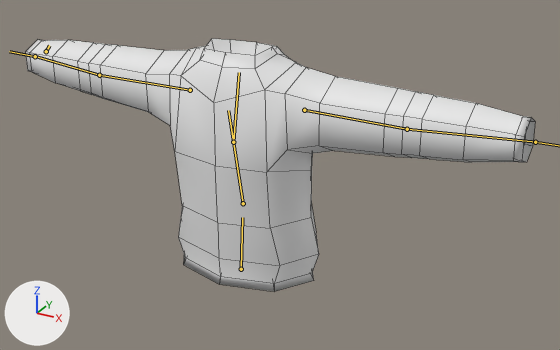
Renders of the FBX model ECOE sim/Assets/Art/Characters/Resources/Clothes/Shirts/Sweater.fbx from each side of a commit.
Both versions are drawn from a 50 mm camera at (1.79, -2.93, 1.7) aimed at (0.15, 0.06, 0.21). The lights are fixed; the arrows at lower left show +X, +Y and +Z. The picture after the commit comes second. The bones that change, and the others that lie on the model, are drawn over the model as lines. Mesh edges are drawn as thin lines.

The first picture shows 'Sweater'.
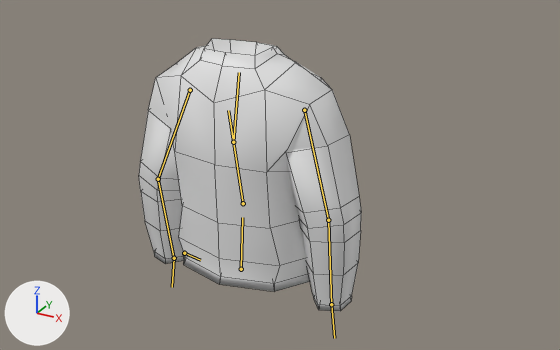
The newer file adds an action. The first version stands in its rest pose; the second is drawn at frame 1 of the action 'CartoonArmature|Idle.001'.

The change in detail:
Bone 'Arm.L' (bone_arm_l) turns from (0, 0, 0) to (-76, 21, -13) degrees about its own x, y and z.
Bone 'Elbow.L' (bone_elbow_l) turns from (0, 0, 0) to (-14, -2, -6) degrees about its own x, y and z.
Bone 'Arm.R' (bone_arm_r) turns from (0, 0, 0) to (-76, -21, 13) degrees about its own x, y and z.
Bone 'Elbow.R' (bone_elbow_r) turns from (0, 0, 0) to (-14, 2, 6) degrees about its own x, y and z.
Bone 'Hand.L' (bone_hand_l) moves from (0.0, 0.0, 0.0) to (-0.59, -2.82, -3.19).
Bone 'Hand.L' (bone_hand_l) turns from (0, 0, 0) to (-82, 9, 10) degrees about its own x, y and z.
Bone 'Hand.R' (bone_hand_r) moves from (0.0, 0.0, 0.0) to (0.59, -2.82, -3.19).
Bone 'Hand.R' (bone_hand_r) turns from (0, 0, 0) to (-82, -9, -10) degrees about its own x, y and z.

Pixel boxes (x1, y1, x2, y2) of what changed, in the pictures (560 x 350 px):
'Sweater', posed (56% narrower, 8% taller)
    before: (26, 39, 535, 291)
    after: (139, 39, 361, 311)
bone 'Arm.L', root to tip
    before: (190, 90) to (99, 75)
    after: (190, 90) to (158, 179)
bone 'Elbow.L', root to tip
    before: (99, 75) to (34, 56)
    after: (158, 179) to (174, 259)
bone 'Arm.R', root to tip
    before: (304, 110) to (407, 129)
    after: (304, 110) to (328, 220)
bone 'Elbow.R', root to tip
    before: (407, 129) to (537, 142)
    after: (328, 220) to (331, 305)
bone 'Hand.L', root to tip
    before: (35, 56) to (9, 51)
    after: (174, 258) to (172, 287)
